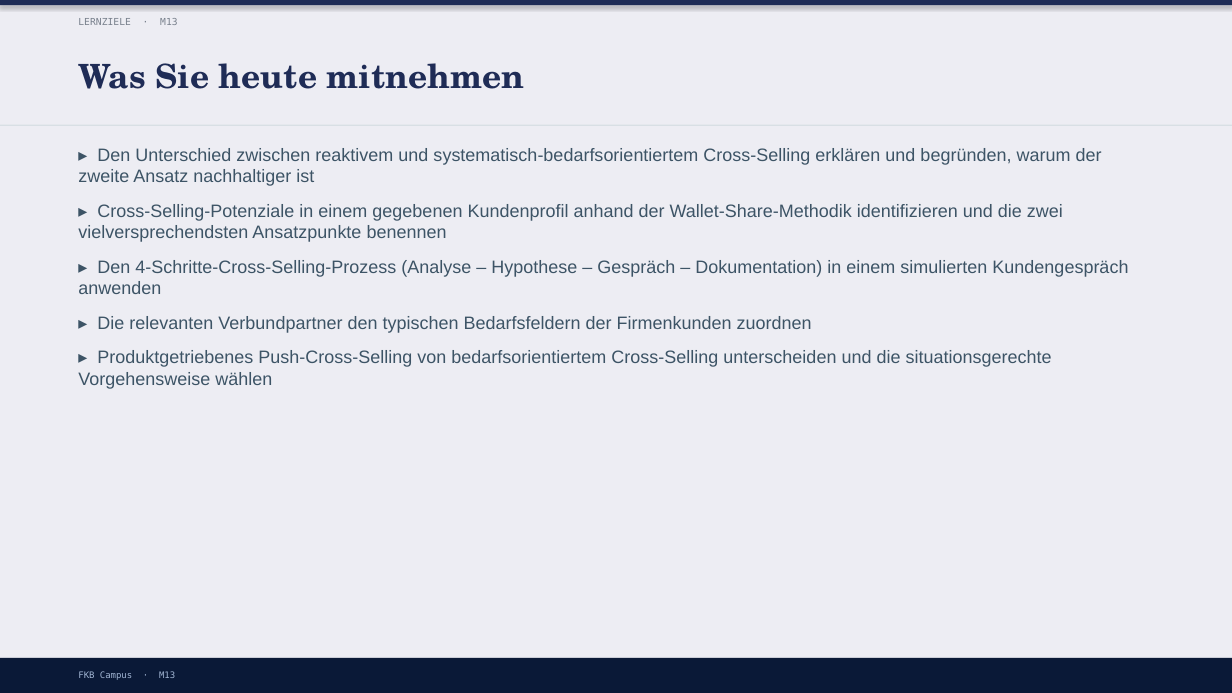
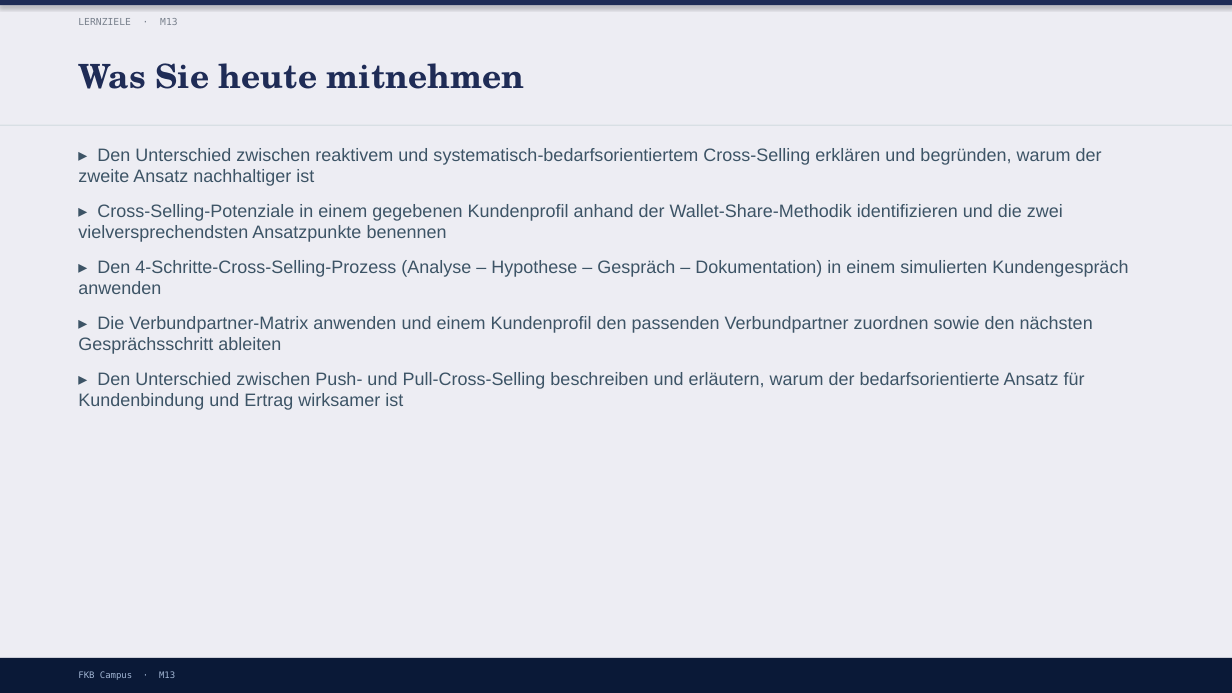
Before and after one commit to ck5rqc47pr-byte/firmenkundenakademie-online, a slide deck: slide 3 of protected-downloads/praesentation/M13.pptx. Drawn at 1232x693 pixels with LibreOffice and Linux fonts; fonts in the diff are those of the drawing. Boxes give left, top, right and bottom in pixels: in the first picture for what was removed or moved away, otherwise in the second. Text is boxed around its words. In the diff, an @@ line names an element or a change of style, - is before the commit and + after.

```diff
--- a/protected-downloads/praesentation/M13.pptx
+++ b/protected-downloads/praesentation/M13.pptx
@@ text at box(78, 316, 1093, 410): text changed @@
-▸ Die relevanten Verbundpartner den typischen Bedarfsfeldern der Firmenkunden zuordnen
-▸ Produktgetriebenes Push-Cross-Selling von bedarfsorientiertem Cross-Selling unterscheiden und die situationsgerechte Vorgehensweise wählen
+▸ Die Verbundpartner-Matrix anwenden und einem Kundenprofil den passenden Verbundpartner zuordnen sowie den nächsten Gesprächsschritt ableiten
+▸ Den Unterschied zwischen Push- und Pull-Cross-Selling beschreiben und erläutern, warum der bedarfsorientierte Ansatz für Kundenbindung und Ertrag wirksamer ist
```
Also in this commit, not shown: 1 other slide changed, 2 other files.
